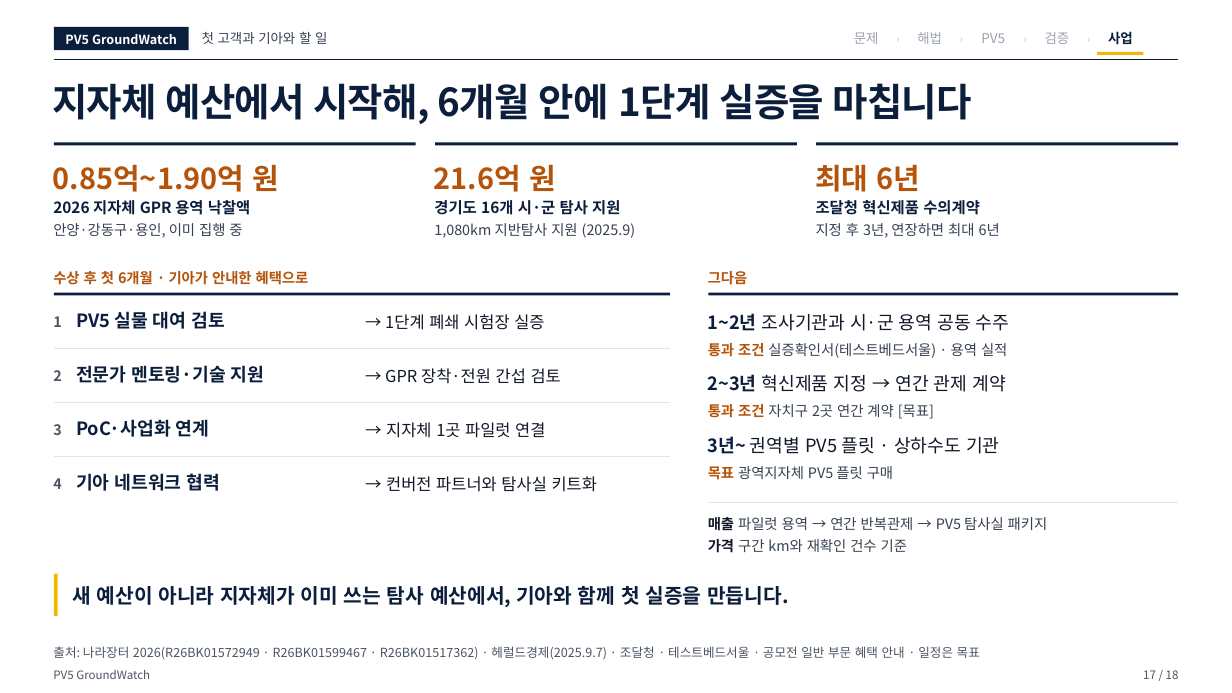
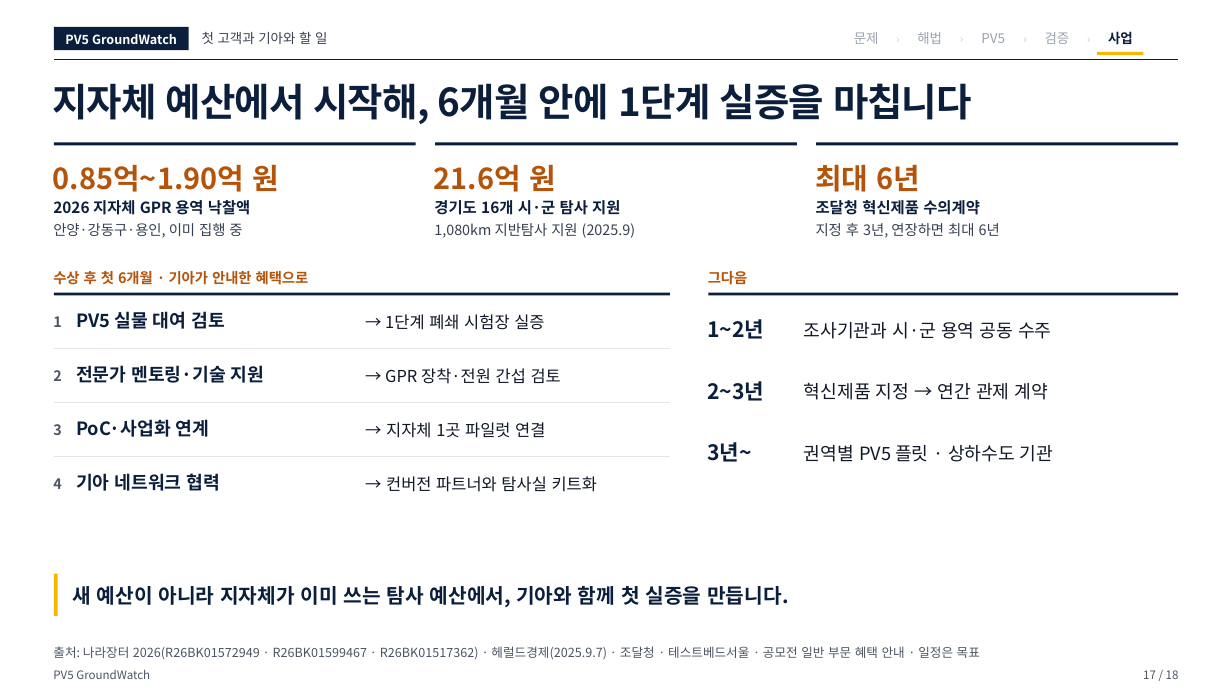
Before and after one commit to woojin-choe/pv5-hose-lab, a slide deck: slide 17 of ppt_all/PV5_GroundWatch_10_25.pptx. Drawn at 1232x693 pixels with LibreOffice and Linux fonts; fonts in the diff are those of the drawing. Boxes give left, top, right and bottom in pixels: in the first picture for what was removed or moved away, otherwise in the second. Text is boxed around its words. In the diff, an @@ line names an element or a change of style, - is before the commit and + after.

```diff
--- a/ppt_all/PV5_GroundWatch_10_25.pptx
+++ b/ppt_all/PV5_GroundWatch_10_25.pptx
@@ text added at box(708, 319, 765, 339), 16.5 pt, text #0B1E3C, bold @@
+1~2년
@@ text at box(804, 322, 1051, 339): text changed @@
-1~2년 조사기관과 시·군 용역 공동 수주
+조사기관과 시·군 용역 공동 수주
@@ text added at box(708, 381, 765, 401), 16.5 pt, text #0B1E3C, bold @@
+2~3년
@@ text at box(804, 382, 1048, 400): text changed @@
-2~3년 혁신제품 지정 → 연간 관제 계약
+혁신제품 지정 → 연간 관제 계약
@@ text added at box(708, 442, 752, 462), 16.5 pt, text #0B1E3C, bold @@
+3년~
@@ text at box(804, 445, 1053, 462): text changed @@
-3년~ 권역별 PV5 플릿 · 상하수도 기관
+권역별 PV5 플릿 · 상하수도 기관
@@ group removed at box(708, 343, 1178, 553): 5 texts, 1 freeform shape @@
-통과 조건 실증확인서(테스트베드서울) · 용역 실적
-통과 조건 자치구 2곳 연간 계약 [목표]
-목표 광역지자체 PV5 플릿 구매
-매출 파일럿 용역 → 연간 반복관제 → PV5 탐사실 패키지
-가격 구간 km와 재확인 건수 기준
```
Also in this commit, not shown: 12 other slides changed, 18 other files.
